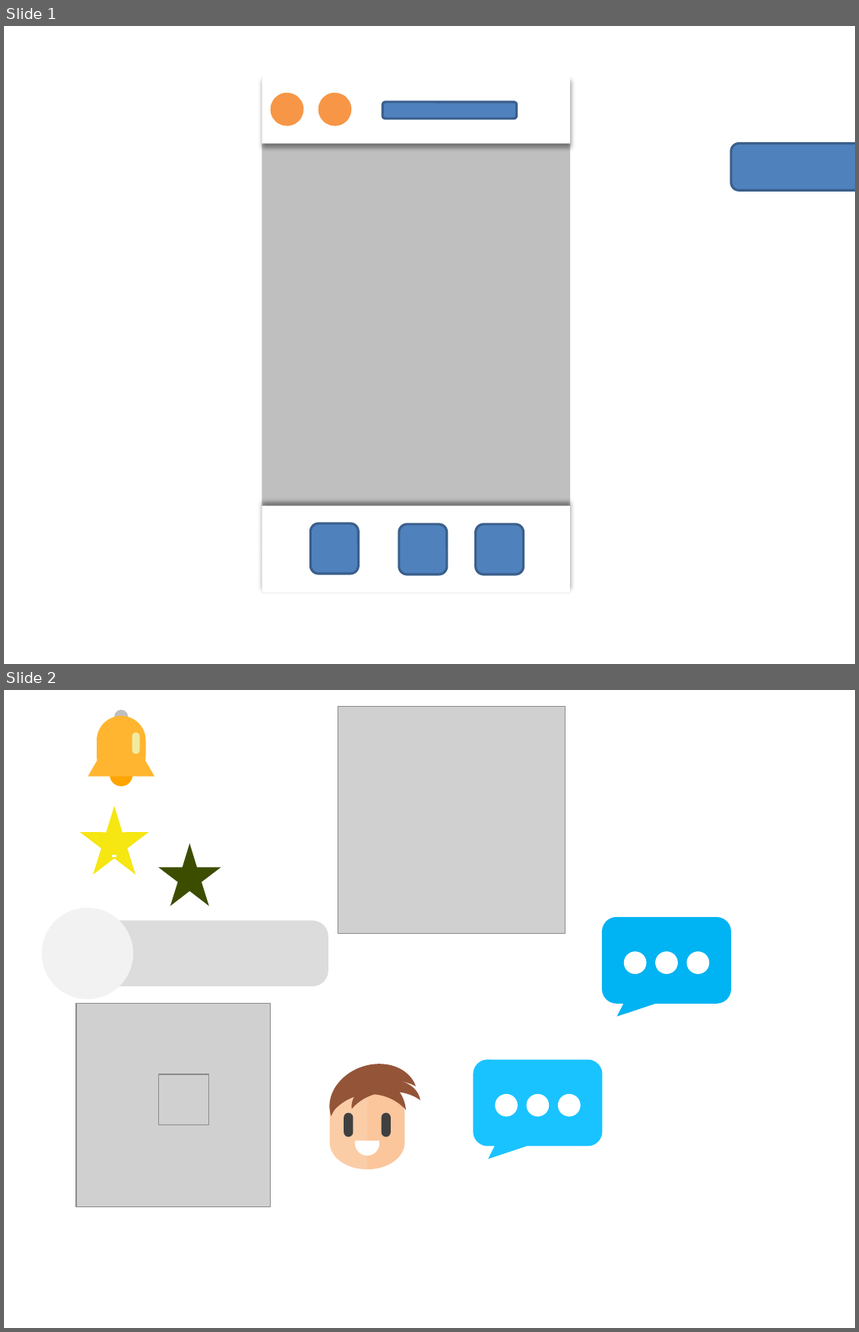
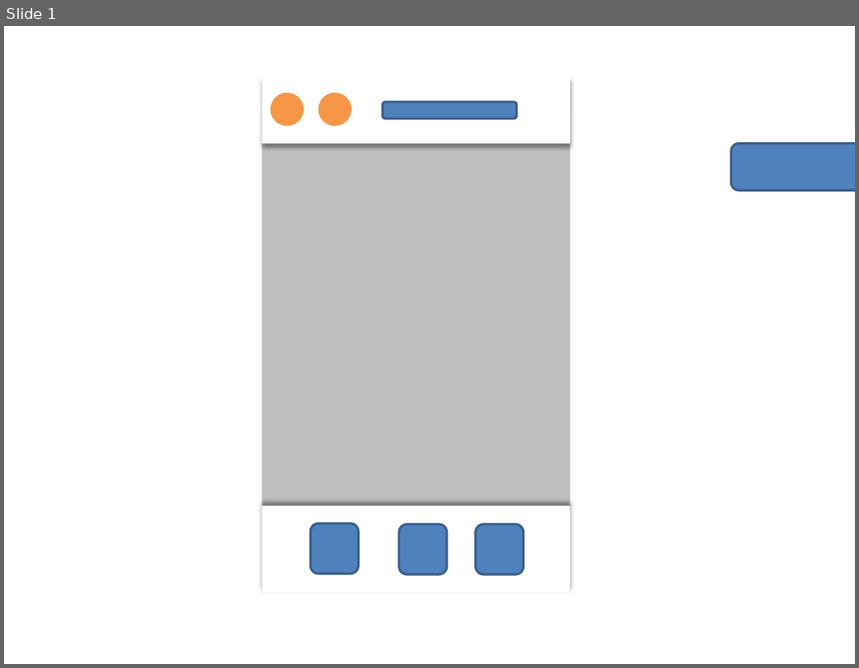
Before and after one commit to pedrogmo/projetopp2, a slide deck: slide/Icons.pptx. Shown one above the other, each under a label of ours: slides 1 and 2 before the commit, slide 1 after it. The pictures are 859x1332 and 859x668 pixels, drawn with LibreOffice and Linux fonts; fonts in the diff are those of the drawing; grey boxes stand for pictures. Boxes give left, top, right and bottom in pixels: in the first picture for what was removed or moved away, otherwise in the second. Text is boxed around its words. In the diff, an @@ line names an element or a change of style, - is before the commit and + after.

```diff
--- a/slide/Icons.pptx
+++ b/slide/Icons.pptx
@@ slide 2 removed at [4,690,855,1328], background #FFFFFF @@
@@ picture removed at [338,707,566,934] @@
@@ group removed at [88,710,154,787]: 2 rounded rectangles, 1 ellipse, 1 freeform shape, 1 triangle @@
@@ star removed at [80,806,148,875] @@
@@ star removed at [158,844,221,906] @@
@@ ellipse removed at [41,908,133,1000] @@
@@ rounded rectangle removed at [97,921,329,986] @@
@@ group removed at [602,917,732,1004]: 3 ellipses, 1 rounded speech box @@
@@ picture removed at [76,1004,272,1208] @@
@@ group removed at [319,1053,420,1170]: 3 freeform shapes, 3 moons, 2 rounded rectangles @@
@@ picture removed at [158,1075,208,1125] @@
@@ group removed at [473,1059,602,1146]: 3 ellipses, 1 rounded speech box @@
```
Also in this commit, not shown: 2 slides added, 7 other files.
